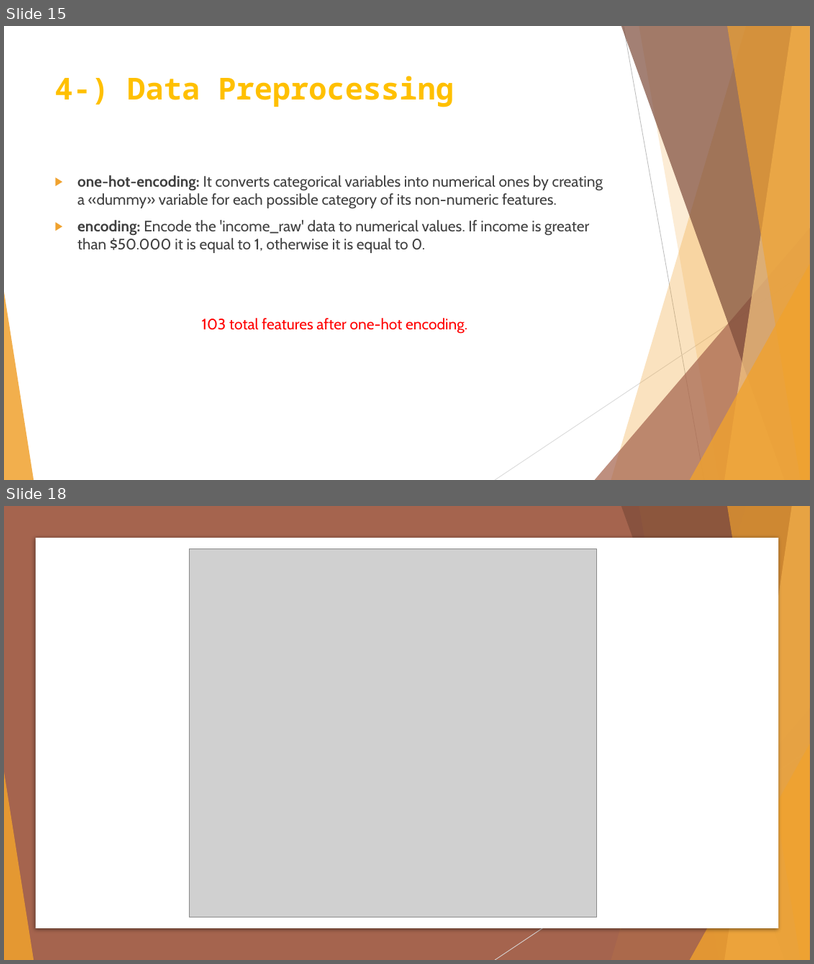
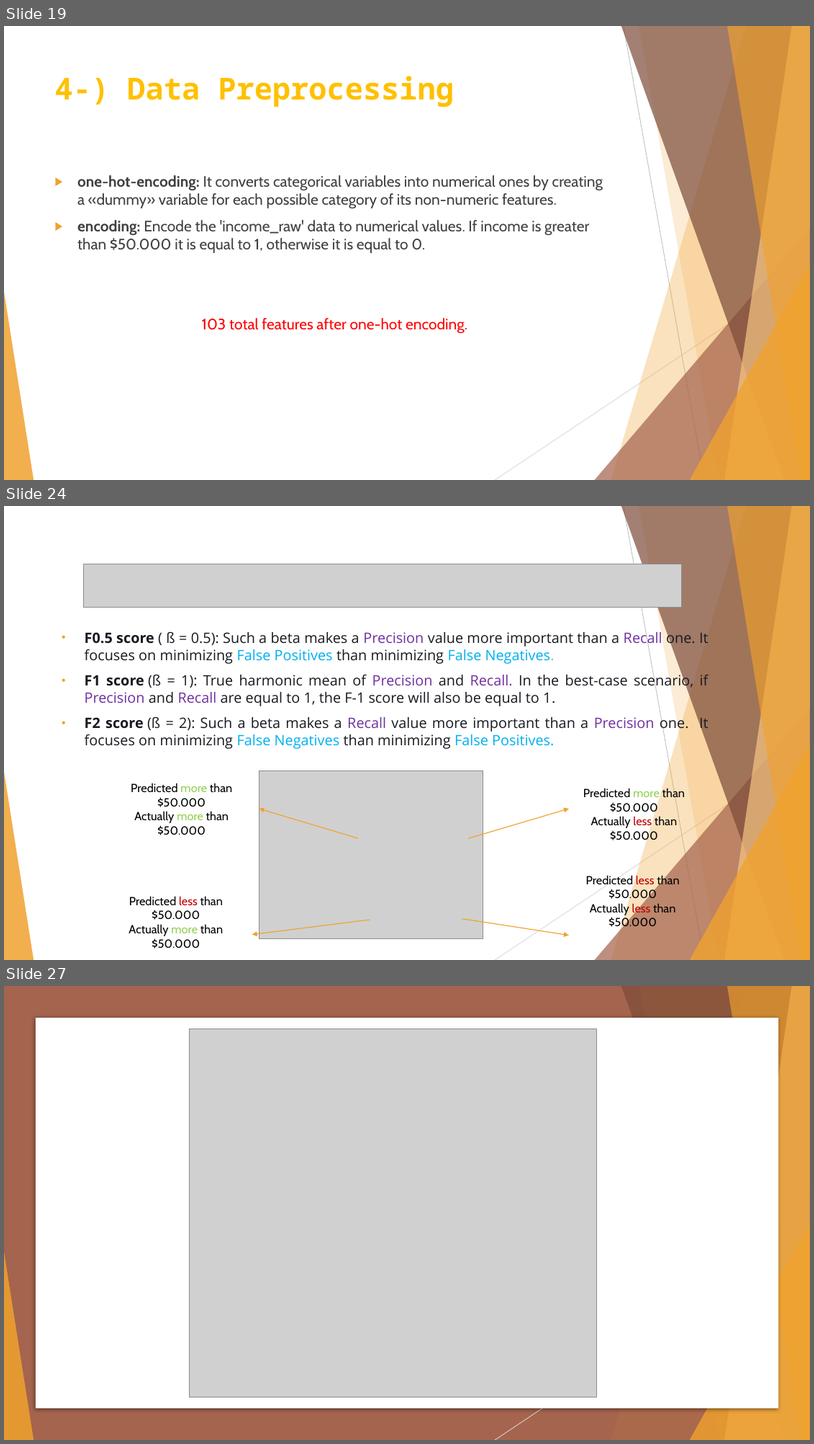
Before and after one commit to badicev/finding_donors, a slide deck: MLCharity-BaşakDilaraÇevik.pptx. Shown one above the other, each under a label of ours: slides 15 and 18 before the commit, slides 19, 24 and 27 after it; the slides between them are not shown. The pictures are 814x964 and 814x1444 pixels, drawn with LibreOffice and Linux fonts; fonts in the diff are those of the drawing; grey boxes stand for pictures. Boxes give left, top, right and bottom in pixels: in the first picture for what was removed or moved away, otherwise in the second. Text is boxed around its words. In the diff, an @@ line names an element or a change of style, - is before the commit and + after.

Commit message:
added images, ppt

```diff
--- a/MLCharity-BaşakDilaraÇevik.pptx
+++ b/MLCharity-BaşakDilaraÇevik.pptx
@@ slide 24 added at <box>4,506,810,960</box>, background #FFFFFF; not listed: 10 template elements that a slide beside it also shows @@
@@ picture added at <box>84,564,682,608</box> @@
@@ text added at <box>85,629,709,749</box>, 17 pt, text #191A21 @@
+• F0.5 score ( ß = 0.5): Such a beta makes a Precision value more important than a Recall one. It focuses on minimizing False Positives than minimizing False Negatives.
+• F1 score (ß = 1): True harmonic mean of Precision and Recall. In the best-case scenario, if Precision and Recall are equal to 1, the F-1 score will also be equal to 1.
+• F2 score (ß = 2): Such a beta makes a Recall value more important than a Precision one. It focuses on minimizing False Negatives than minimizing False Positives.
@@ text added at <box>131,782,232,835</box>, 14 pt, text #000000 @@
+Predicted more than $50.000
+Actually more than $50.000
@@ picture added at <box>260,770,484,939</box> @@
@@ text added at <box>584,788,685,843</box>, 14 pt, text #000000 @@
+Predicted more than $50.000
+Actually less than $50.000
@@ arrow added from (358, 838) to (260, 808), #F0A22E 1 pt @@
@@ arrow added from (469, 838) to (569, 808), #F0A22E 1 pt @@
@@ text added at <box>586,874,679,929</box>, 14 pt, text #000000 @@
+Predicted less than $50.000
+Actually less than $50.000
@@ text added at <box>129,896,223,948</box>, 14 pt, text #000000 @@
+Predicted less than $50.000
+Actually more than $50.000
@@ arrow added from (370, 919) to (252, 934), #F0A22E 1 pt @@
@@ arrow added from (463, 919) to (569, 935), #F0A22E 1 pt @@
@@ what was slide 15 is now slide 19 @@
@@ what was slide 18 is now slide 27 @@
```
Also in this commit, not shown: 8 slides changed, 12 other slides added, 4 slides removed, 41 other files.
